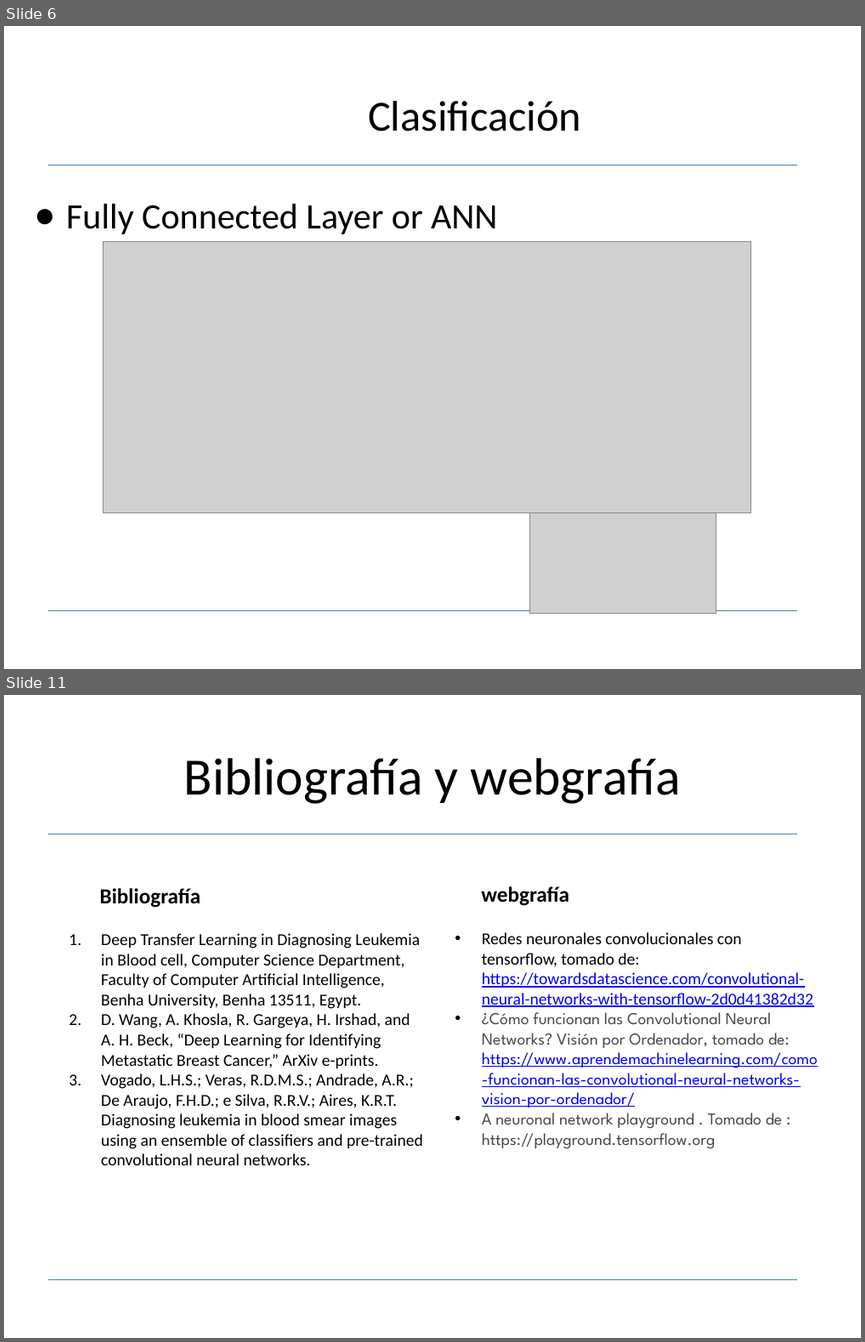
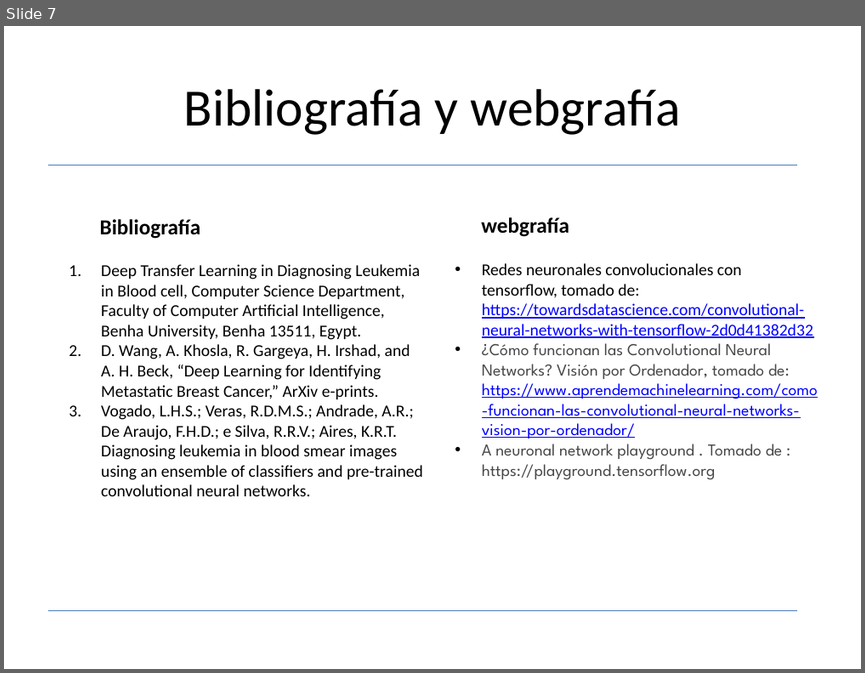
Before and after one commit to davito19/Procesamiento_Digital_De_Imagenes_I, a slide deck: Proyecto_detección_leucemia/presentacion/presentacion_tercero_final.pptx. Shown one above the other, each under a label of ours: slides 6 and 11 before the commit, slide 7 after it; the slides between them are not shown. The pictures are 865x1342 and 865x673 pixels, drawn with LibreOffice and Linux fonts; fonts in the diff are those of the drawing; grey boxes stand for pictures. Boxes give left, top, right and bottom in pixels: in the first picture for what was removed or moved away, otherwise in the second. Text is boxed around its words. In the diff, an @@ line names an element or a change of style, - is before the commit and + after.

```diff
--- a/Proyecto_detección_leucemia/presentacion/presentacion_tercero_final.pptx
+++ b/Proyecto_detección_leucemia/presentacion/presentacion_tercero_final.pptx
@@ slide 6 removed at (x1=4, y1=26, x2=861, y2=669), background #FFFFFF; not listed: 2 template elements that a slide beside it also shows @@
@@ text removed at (x1=368, y1=101, x2=581, y2=131) @@
-Clasificación
@@ text removed at (x1=66, y1=204, x2=497, y2=234) @@
-● Fully Connected Layer or ANN
@@ picture removed at (x1=103, y1=241, x2=750, y2=513) @@
@@ picture removed at (x1=529, y1=513, x2=716, y2=612) @@
@@ what was slide 11 is now slide 7 @@
```
Also in this commit, not shown: 3 slides changed, 3 slides added, 6 other slides removed, 3 other files.
